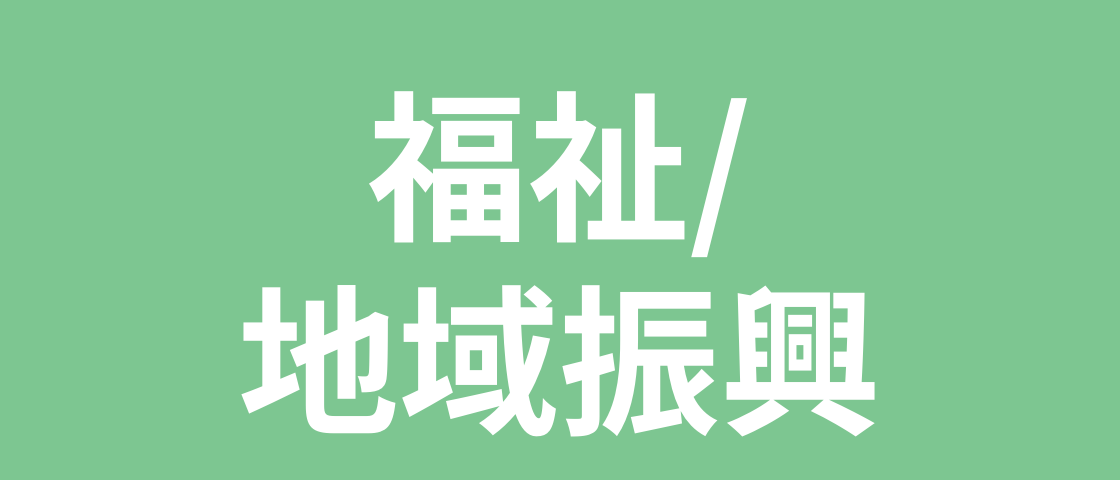
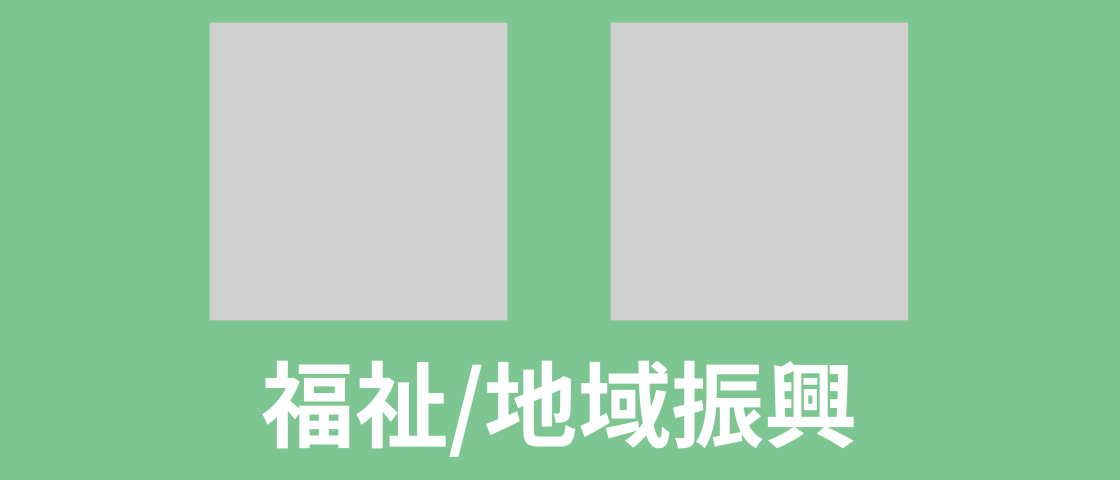
Before and after one commit to GreenBAKARI/kocote, a slide deck: slide 16 of img/コンテンツ.pptx (slide 13 before the commit). Drawn at 1120x480 pixels with LibreOffice and Linux fonts; fonts in the diff are those of the drawing; grey boxes stand for pictures. Boxes give left, top, right and bottom in pixels: in the first picture for what was removed or moved away, otherwise in the second. Text is boxed around its words. In the diff, an @@ line names an element or a change of style, - is before the commit and + after.

```diff
--- a/img/コンテンツ.pptx
+++ b/img/コンテンツ.pptx
@@ picture added at (x1=210, y1=23, x2=507, y2=320) @@
@@ picture added at (x1=611, y1=23, x2=908, y2=320) @@
@@ text at (x1=262, y1=360, x2=858, y2=457): text changed; size 138 to 80 pt @@
-福祉/
-地域振興
+福祉/地域振興
```
Also in this commit, not shown: 13 other slides changed, 3 slides added, 2 slides removed, 23 other files.
